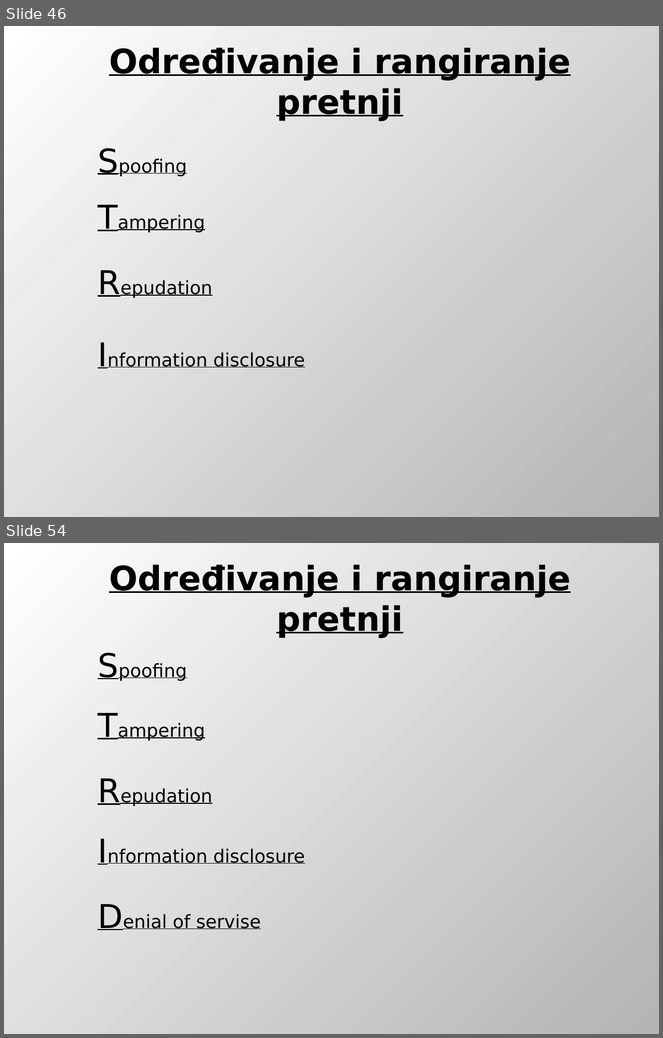
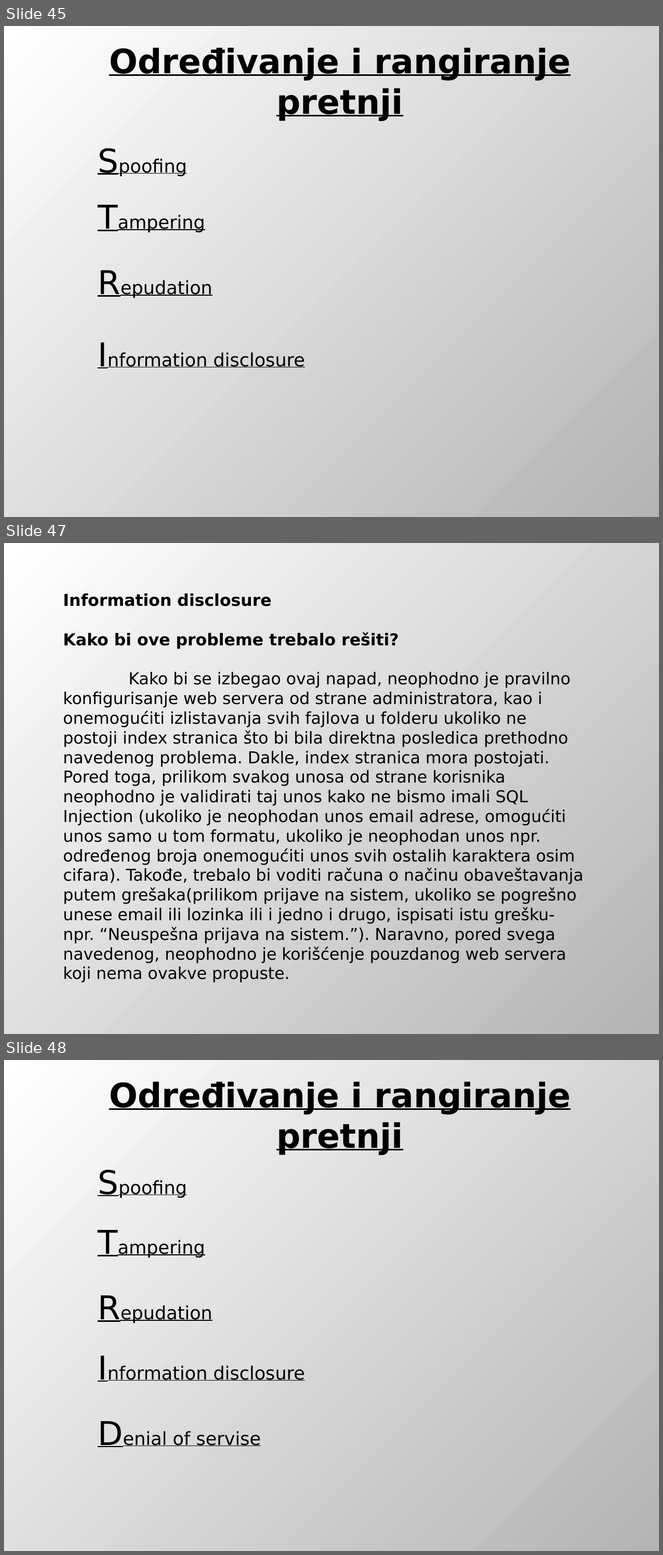
Before and after one commit to DejanUrosevic/XML-Projekat, a slide deck: Model Pretnji.pptx. Shown one above the other, each under a label of ours: slides 46 and 54 before the commit, slides 45, 47 and 48 after it; the slides between them are not shown. The pictures are 663x1038 and 663x1555 pixels, drawn with LibreOffice and Linux fonts; fonts in the diff are those of the drawing. Boxes give left, top, right and bottom in pixels: in the first picture for what was removed or moved away, otherwise in the second. Text is boxed around its words. In the diff, an @@ line names an element or a change of style, - is before the commit and + after.

Commit message:
Ubaceni napadi repudiation i information disclosure u prezentaciju...

```diff
--- a/Model Pretnji.pptx
+++ b/Model Pretnji.pptx
@@ slide 47 added at [4,543,659,1034], background gradient #FFFFFF to #B4B4B4 @@
@@ text added at [63,593,583,983], 18 pt, text #000000 @@
+Information disclosure
+Kako bi ove probleme trebalo rešiti?
+Kako bi se izbegao ovaj napad, neophodno je pravilno konfigurisanje web servera od strane administratora, kao i onemogućiti izlistavanja svih fajlova u folderu ukoliko ne postoji index stranica što bi bila direktna posledica prethodno navedenog problema. Dakle, index stranica mora postojati. Pored toga, prilikom svakog unosa od strane korisnika neophodno je validirati taj unos kako ne bismo imali SQL Injection (ukoliko je neophodan unos email adrese, omogućiti unos samo u tom formatu, ukoliko je neophodan unos npr. određenog broja onemogućiti unos svih ostalih karaktera osim cifara). Takođe, trebalo bi voditi računa o načinu obaveštavanja putem grešaka(prilikom prijave na sistem, ukoliko se pogrešno unese email ili lozinka ili i jedno i drugo, ispisati istu grešku-npr. “Neuspešna prijava na sistem.”). Naravno, pored svega navedenog, neophodno je korišćenje pouzdanog web servera koji nema ovakve propuste.
@@ what was slide 46 is now slide 45 @@
@@ what was slide 54 is now slide 48 @@
```
Also in this commit, not shown: 2 slides changed, 1 other slide added, 8 slides removed.
